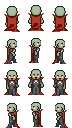
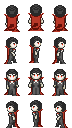
Two versions of the same layered image (72 x 128). Layer-by-layer changes:
showed "hair" over (6, 4, 66, 112)
renamed "ears-green" to "ears-transformed", hid it, painted on it over (5, 8, 67, 111)
showed "ears" over (6, 9, 66, 111)
hid "mouth" over (8, 45, 64, 112)
renamed "head-green" to "head-transformed", hid it over (7, 5, 65, 113)
showed "head" over (7, 5, 65, 113)
renamed "body-green" to "body-transformed", hid it over (5, 15, 67, 121)
showed "body" over (5, 15, 67, 121)
